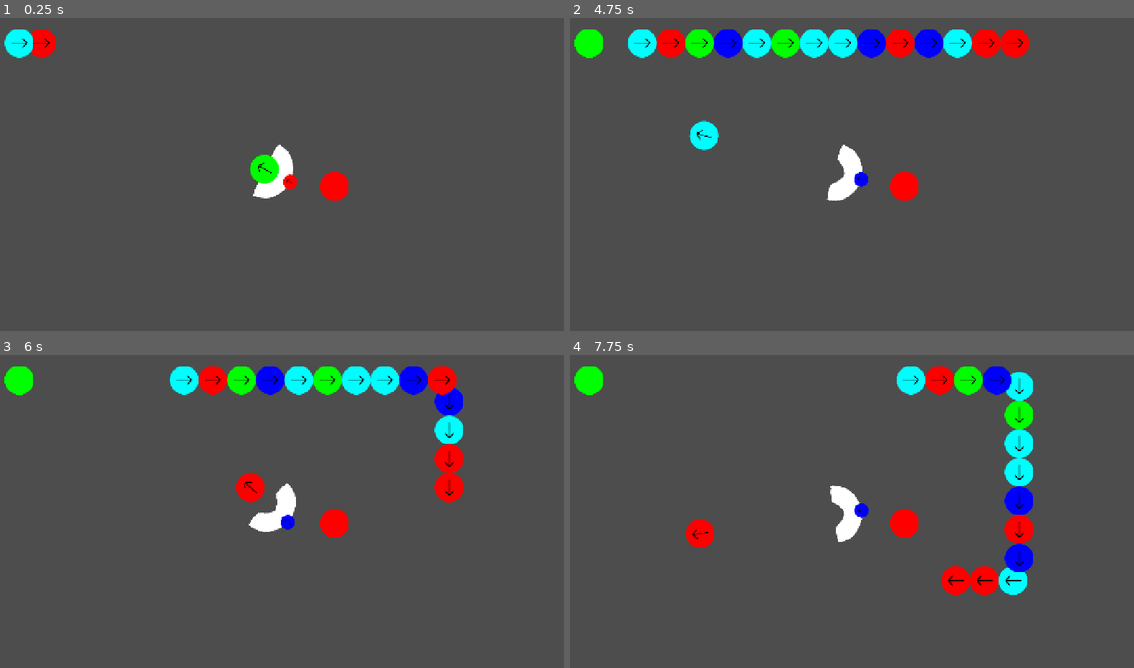
Above: before the commit, frames 1-4 (two rows, left to right).
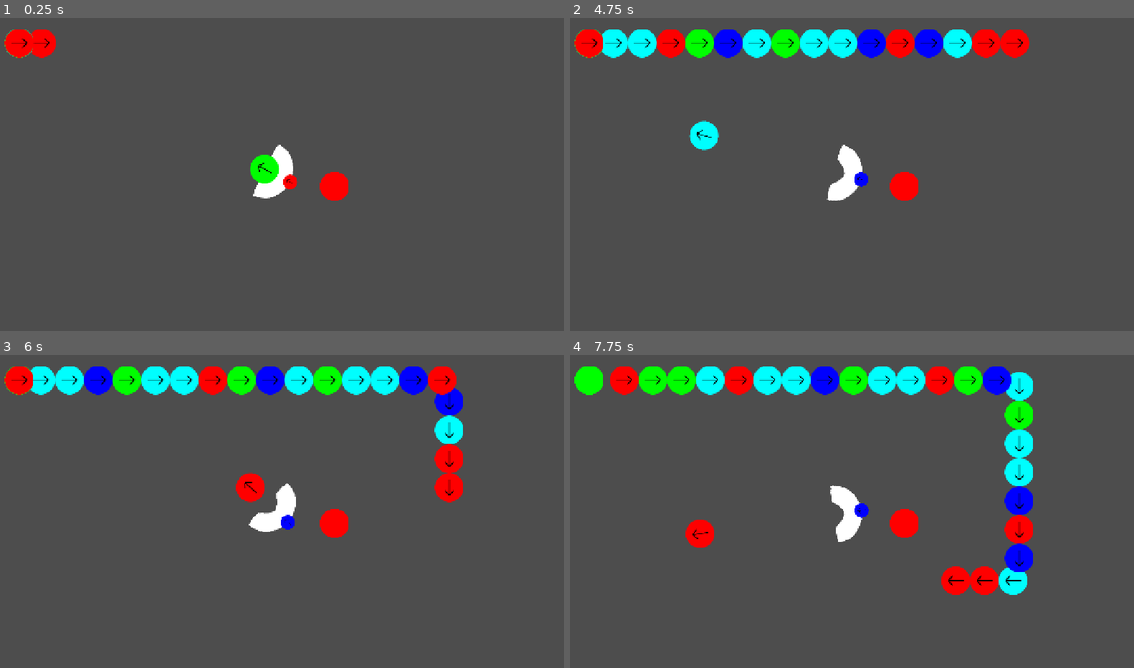
Above: after the commit, the same moments.

Repository: Ideal-Void/regulaean-regulation
Game: Godot game, scene res://scenes/level.tscn
The game is run twice, just before and just after one commit, with the same random seed, the same clock (stepped at 60 frames per second) and the same inputs.
Inputs (mouse positions are in pixels of both pictures, inside the frame that each line leads up to):
- Up to frame 1 (0.25 s): no input
- Up to frame 2 (4.75 s): tap Enter at 0.5 s; move the mouse to (976, 158) at 0.52 s; click (976, 158) at 0.6 s; move the mouse to (733, 190) at 1.27 s; right-click (733, 190) at 1.35 s; click (733, 190) at 1.42 s; move the mouse to (902, 105) at 2.02 s; click (902, 105) at 2.1 s; move the mouse to (818, 240) at 2.77 s; right-click (818, 240) at 2.85 s; click (818, 240) at 2.92 s; move the mouse to (1021, 224) at 3.52 s; click (1021, 224) at 3.6 s; move the mouse to (677, 127) at 4.27 s; right-click (677, 127) at 4.35 s; click (677, 127) at 4.42 s
- Up to frame 3 (6 s): move the mouse to (304, 511) at 5.02 s; click (304, 511) at 5.1 s; move the mouse to (191, 433) at 5.77 s; right-click (191, 433) at 5.85 s; click (191, 433) at 5.92 s
- Up to frame 4 (7.75 s): move the mouse to (976, 495) at 6.52 s; click (976, 495) at 6.6 s; move the mouse to (733, 527) at 7.27 s; right-click (733, 527) at 7.35 s; click (733, 527) at 7.42 s

The runs differ from the first frame. In frame 1, 0.4% of the frame differs, in the area x 0-6%, y 3-13%; in frame 2, 0.7%; in frame 3, 2.2%; in frame 4, 3.8%, in the area x 7-58%, y 3-13%.

Commit message:
add level loss

Diff:
--- a/game.gd
+++ b/game.gd
@@ -1,8 +1,13 @@
 extends Node2D
 
-@export var controller_active : bool = false
+var controller_active : bool = false
+var loss = false
+var win = false
 var STICK_DEADZONE : float = 0.2
 var direction : Vector2
+var difficulty_modifier : int = 0
+signal level_begin
+signal level_end
 
 # Called when the node enters the scene tree for the first time.
 func _ready():
--- a/scenes/level.tscn
+++ b/scenes/level.tscn
@@ -1,7 +1,6 @@
 [gd_scene format=3 uid="uid://bp368vy6717ku"]
 
 [ext_resource type="PackedScene" uid="uid://b53twcqby28bd" path="res://scenes/shooter.tscn" id="1_2q6dc"]
-[ext_resource type="Script" uid="uid://bguh4pxyl4k8m" path="res://scripts/level.gd" id="1_mx8sn"]
 [ext_resource type="PackedScene" uid="uid://cev76i1if3psi" path="res://scenes/spawner.tscn" id="1_w8frs"]
 [ext_resource type="PackedScene" uid="uid://cndx06x6kgcmb" path="res://scenes/exit.tscn" id="2_mx8sn"]
 [ext_resource type="Script" uid="uid://bki56duhdtbdi" path="res://scripts/marble_chain.gd" id="2_ppgk2"]
@@ -14,7 +13,6 @@
 point_count = 7
 
 [node name="level" type="Node2D" unique_id=2090033610]
-script = ExtResource("1_mx8sn")
 
 [node name="Camera2D" type="Camera2D" parent="." unique_id=1673723957]
 position = Vector2(640, 360)
--- a/scenes/marble.tscn
+++ b/scenes/marble.tscn
@@ -18,4 +18,5 @@
 [node name="visible" type="VisibleOnScreenNotifier2D" parent="." unique_id=1190214409]
 rect = Rect2(-33, -33, 66, 66)
 
+[connection signal="area_entered" from="." to="." method="_on_area_entered"]
 [connection signal="screen_exited" from="visible" to="." method="_on_visible_on_screen_notifier_2d_screen_exited"]
--- a/scripts/level.gd
+++ /dev/null
@@ -1,12 +0,0 @@
-extends Node2D
-
-signal level_begin
-signal level_end
-
-# Called when the node enters the scene tree for the first time.
-func _ready() -> void:
-	level_begin.emit()
-
-# Called every frame. 'delta' is the elapsed time since the previous frame.
-func _process(_delta: float) -> void:
-	pass
--- a/scripts/marble.gd
+++ b/scripts/marble.gd
@@ -1,17 +1,19 @@
 extends Area2D
+class_name Marble
 
 @onready var sprite: Sprite2D = $sprite
 @export var color : String = "unset"
 @export var state : String = "unset"
 const colors : Array = ["red", "green", "blue", "cyan", "magenta", "yellow", "white"]
 const states : Array = ["loaded", "backup", "flying", "rolling"]
-var difficultymodifier = 0
-var max = 3 + difficultymodifier
+var max_colors = 3 + Game.difficulty_modifier
 var speed: int
+var chain_index = -1
 signal finished
+signal entering_chain
 
 func new_color():
-	return colors[randi_range(0,max)]
+	return colors[randi_range(0,max_colors)]
 
 func set_color(col):
 	color = col
@@ -30,8 +32,11 @@
 	if state == "flying":
 		position += transform.x * speed * delta
 
-func _on_body_entered(body: Node2D) -> void:
-	pass
+func _on_area_entered(body: Area2D) -> void:
+	if body is Marble:
+		if body.state == "rolling" and state == "flying":
+			print("Hit!")
+			entering_chain.emit()
 
 # Called every frame. 'delta' is the elapsed time since the previous frame.
 func _process(_delta: float) -> void:
--- a/scripts/marble_chain.gd
+++ b/scripts/marble_chain.gd
@@ -1,17 +1,21 @@
 extends Node
 
-@export var speed = 200
-@export var spacing = 64
+var speed = Game.difficulty_modifier * 20 + 200
+var spacing = 64
+var slowdown_threshold : float = Game.difficulty_modifier + 4.0
+var speedup = 0.0
 @onready var marble : PackedScene = preload("res://scenes/marble.tscn")
 @onready var chain : Array[PathFollow2D] = []
 
 # Called when the node enters the scene tree for the first time.
 func _ready() -> void:
-	for i in range(randi_range(10,30)):
+	Game.level_end.connect(_on_level_end)
+	for i in range(randi_range(Game.difficulty_modifier+20,Game.difficulty_modifier+40)):
 		var newmarb := PathFollow2D.new()
 		var minimarb := marble.instantiate()
 		newmarb.loop = false
 		minimarb.state = "rolling"
+		minimarb.chain_index = i
 		newmarb.add_child(minimarb)
 		add_child(newmarb)
 		chain.append(newmarb)
@@ -20,10 +24,27 @@
 func _process(delta: float) -> void:
 	if chain.is_empty():
 		return
-	chain[0].progress += speed * delta
-	_sync_chain()
+	if chain[0].progress_ratio == 1.0 and not Game.loss:
+		Game.level_end.emit("loss")
+	if Game.loss:
+		speedup += 0.01
+		chain[0].progress += (speed * delta) * (slowdown_threshold * speedup)
+		_sync_chain()
+		if chain[0].progress_ratio == 1.0:
+			chain.pop_front().queue_free()
+	else:
+		var ratio_from_end: float = 1.0 - chain[0].progress_ratio
+		if chain[0].progress_ratio > (slowdown_threshold - 1.0) / slowdown_threshold:
+			chain[0].progress += (speed * delta) * (ratio_from_end * slowdown_threshold) + 0.1
+		else:
+			chain[0].progress += (speed * delta)
+		_sync_chain()
 
 func _sync_chain() -> void:
 	var lead_progress := chain[0].progress
 	for marb in range(1, chain.size()):
 		chain[marb].progress = lead_progress - spacing * marb
+
+func _on_level_end(type : String):
+	if type == "loss":
+		Game.loss = true
--- a/scripts/shooter.gd
+++ b/scripts/shooter.gd
@@ -11,6 +11,7 @@
 
 # Called when the node enters the scene tree for the first time.
 func _ready() -> void:
+	Game.level_end.connect(_on_level_end)
 	loaded.state = "loaded"
 	backup.state = "backup"
 
@@ -54,3 +55,9 @@
 		shoot()
 	if Input.is_action_just_pressed("player_swap"):
 		swap()
+
+func _on_level_end(type):
+	if type == "loss":
+		can_shoot = false
+		loaded.visible = false
+		backup.visible = false
Not shown, removed: scripts/level.gd.uid
